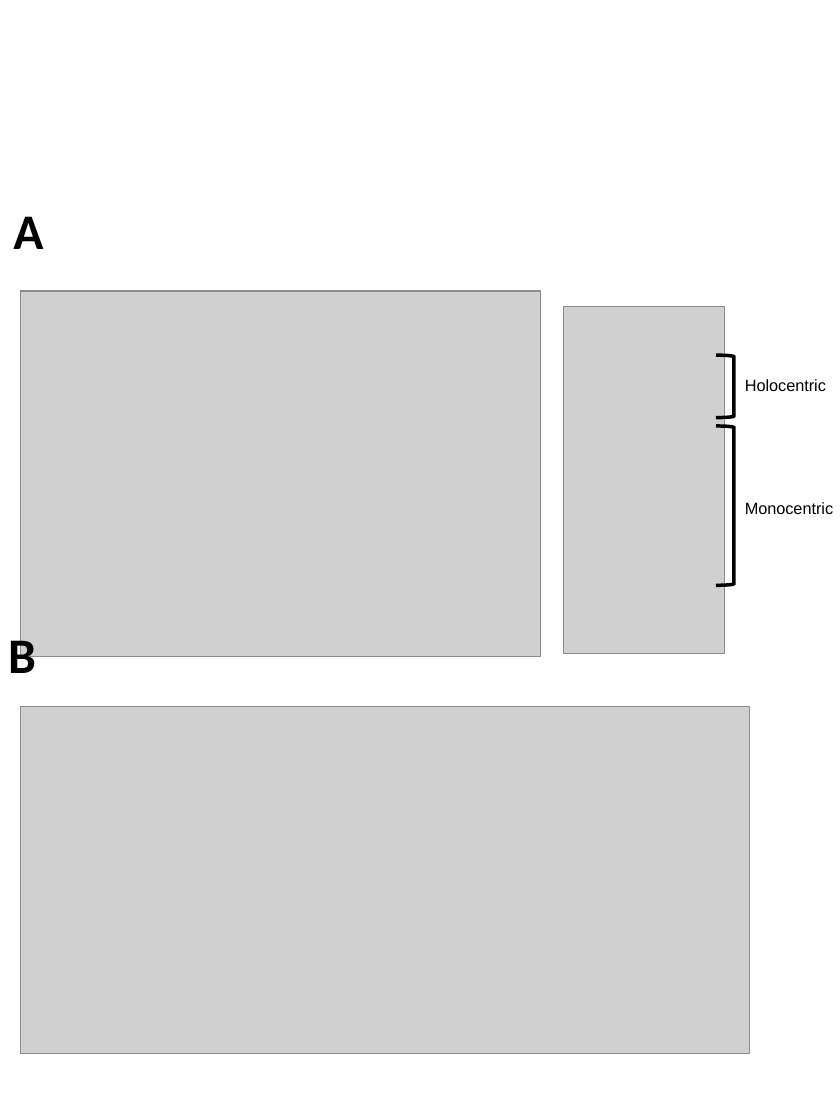
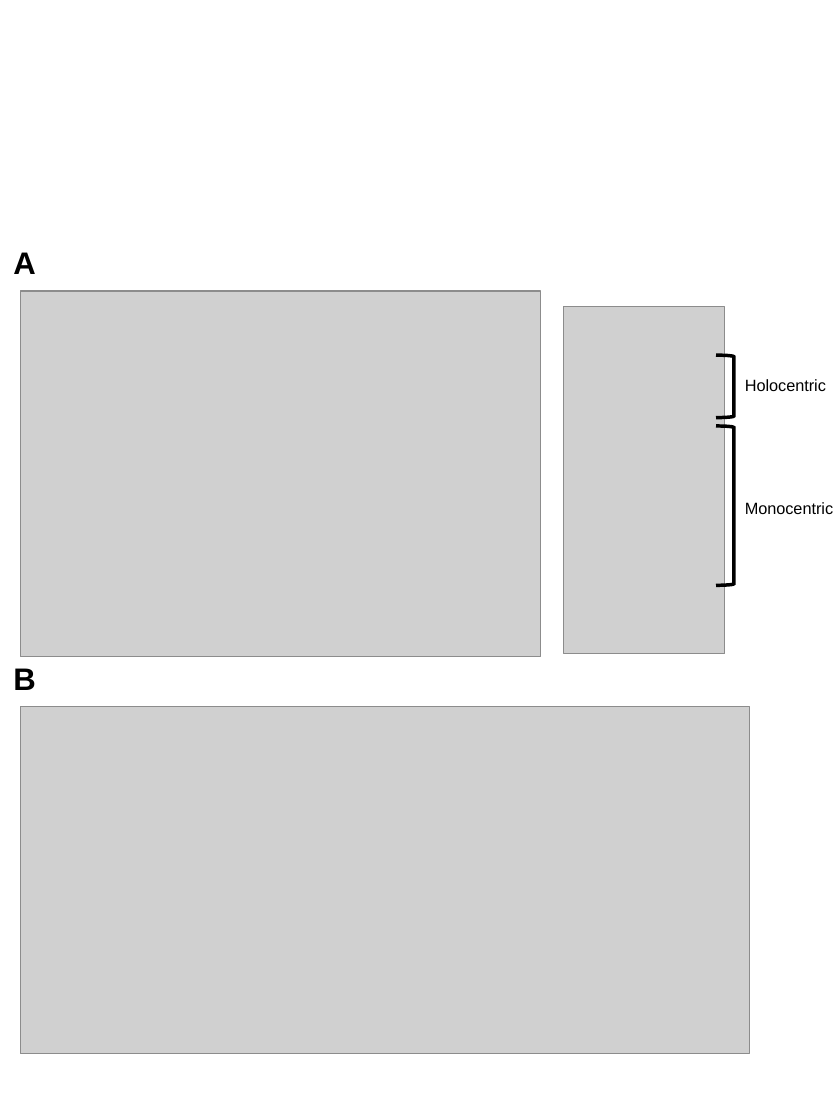
Before and after one commit to coleoguy/holocentric, a slide deck: slide 1 of figures/Figure 2.pptx. Drawn at 840x1120 pixels with LibreOffice and Linux fonts; fonts in the diff are those of the drawing; grey boxes stand for pictures. Boxes give left, top, right and bottom in pixels: in the first picture for what was removed or moved away, otherwise in the second. Text is boxed around its words. In the diff, an @@ line names an element or a change of style, - is before the commit and + after.

```diff
--- a/figures/Figure 2.pptx
+++ b/figures/Figure 2.pptx
@@ text "A" at box(13, 252, 35, 274): size 32 to 20 pt, font Calibri to Arial @@
@@ text "A": place and size @@
-text "A" at box(13, 216, 43, 249)
+text "A" at box(13, 252, 35, 274)
@@ text "B": place and size @@
-text "B" at box(8, 632, 36, 685)
+text "B" at box(13, 668, 35, 690)
@@ text "B" at box(13, 668, 35, 690): size 32 to 20 pt, font Calibri to Arial @@
```
Also in this commit, not shown: 1 other file.
